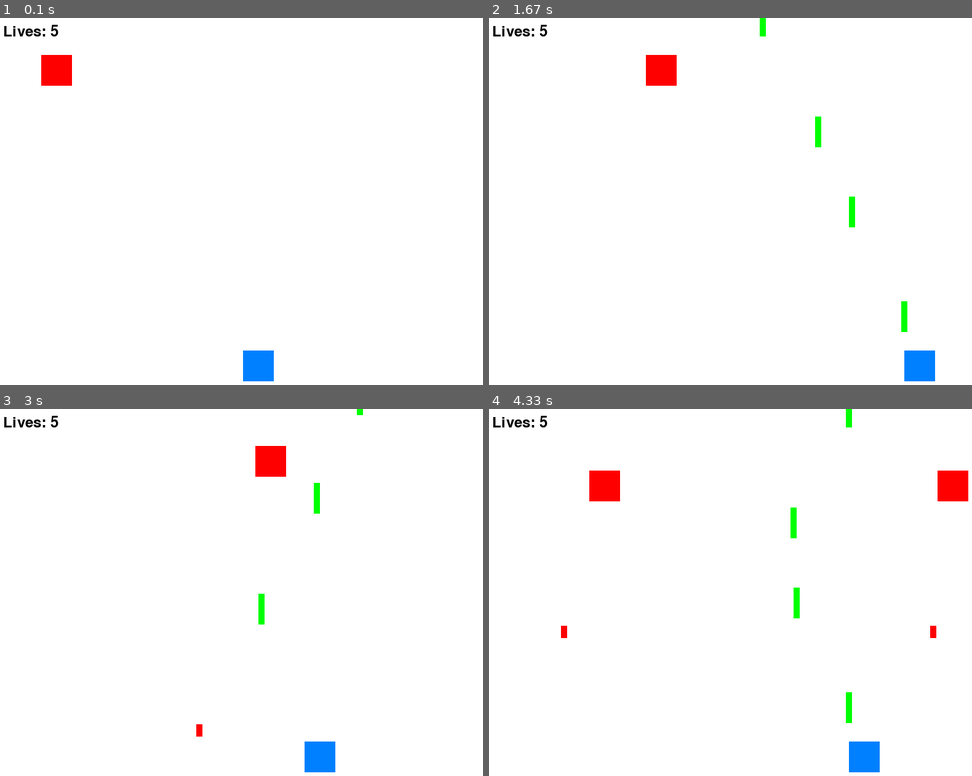
Above: before the commit, frames 1-4 (two rows, left to right).
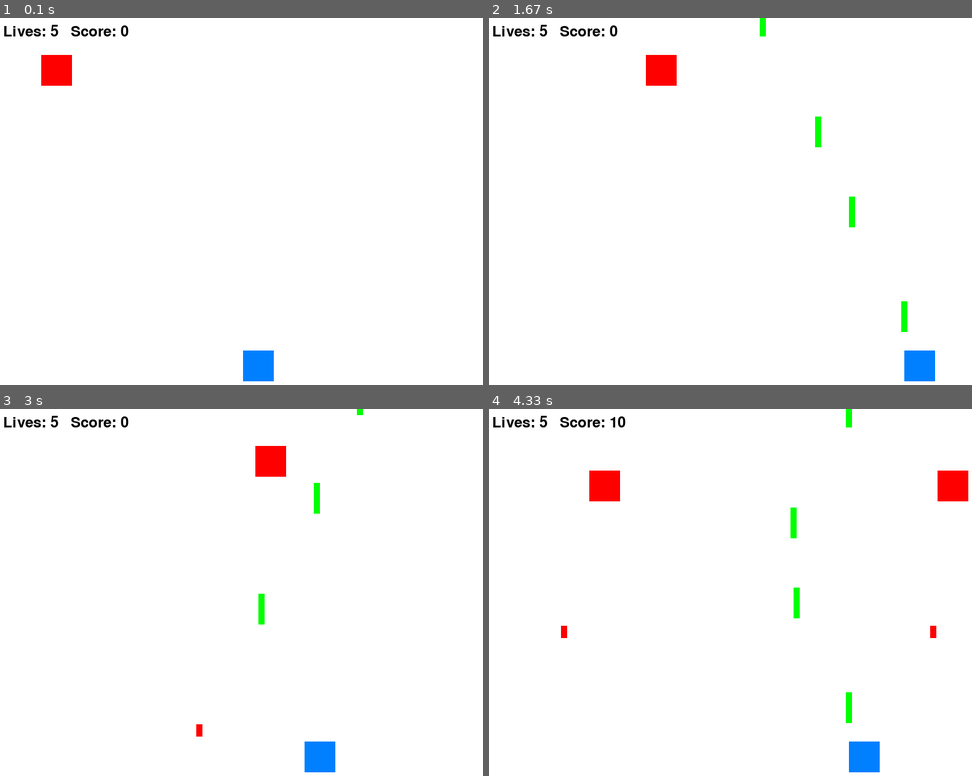
Above: after the commit, the same moments.

Repository: cerritej/8bit-py-game
Game: pygame game, started from src/main.py
The game is run twice, just before and just after one commit, with the same random seed, the same clock (stepped at 60 frames per second) and the same inputs.
Inputs:
- Up to frame 1 (0.1 s): no input
- Up to frame 2 (1.67 s): tap Space at 0.33, 0.73, 1.03, 1.23, 1.53 s; hold Right 0.67-1.13 s; hold Right 1.17-1.63 s
- Up to frame 3 (3 s): hold Left 1.67-2.2 s; tap Space at 1.73, 2.03, 2.3, 2.6, 2.73 s; hold Left 2.23-2.63 s; hold Right from 2.67 s (still down)
- Up to frame 4 (4.33 s): tap Space at 3.03, 3.4, 3.7, 3.9, 4.2 s; release Right at 3.3 s; hold Left 3.33-3.8 s; hold Right 3.83-4.3 s

The runs differ from the first frame. In frame 1, 0.2% of the frame differs, in the area x 14-27%, y 2-6%; in frame 2, 0.2%; in frame 3, 0.2%; in frame 4, 0.2%, in the area x 14-29%, y 2-6%.

Commit message:
added reset and game over screen

Diff:
--- a/src/game_manager.py
+++ b/src/game_manager.py
@@ -6,18 +6,28 @@
 from projectile import Projectile
 
 class GameManager:
+    player_spaceship = None  # Default value at the class level
+    player_projectiles = []   # Default value at the class level
+    enemy_projectiles = []    # Default value at the class level
+    enemies = []             # Default value at the class level
+
     def __init__(self, width, height):
         pygame.init()
         self.screen = pygame.display.set_mode((width, height))
         pygame.display.set_caption("8bit Game")
         self.white = (255, 255, 255)
         self.clock = pygame.time.Clock()
-        self.player_spaceship = Spaceship(name="Player", x=width // 2, y=height - 60, width=50, height=50)
+        self.font = pygame.font.Font(None, 36)
+        self.last_player_shot_time = 0
+        self.score = 0  # Initialize score
+        self.reset_game()
+
+    def reset_game(self):
+        self.player_spaceship = Spaceship(name="Player", x=self.screen.get_width() // 2,
+                                          y=self.screen.get_height() - 60, width=50, height=50)
         self.player_projectiles = []
         self.enemy_projectiles = []
         self.enemies = [Enemy(eid=1, x=60, y=60, speed=-2, shoot_rate=2000)]
-        self.font = pygame.font.Font(None, 36)
-        self.last_player_shot_time = 0
 
     def handle_input(self):
         for event in pygame.event.get():
@@ -75,6 +85,7 @@
                     # Handle enemy hit
                     print(f"Enemy {enemy.eid} hit!")
                     enemies_to_remove.append(enemy)
+                    self.score += 10  # Increase the score when an enemy is hit
 
         for enemy in enemies_to_remove:
             self.enemies.remove(enemy)
@@ -82,7 +93,7 @@
             # If the enemy with ID 1 is hit, spawn two new enemies
             if enemy.eid == 1:
                 self.enemies.extend([Enemy(eid=2, x=100, y=100, speed=-2, shoot_rate=2000),
-                                    Enemy(eid=3, x=700, y=100, speed=-2, shoot_rate=2000)])
+                                     Enemy(eid=3, x=700, y=100, speed=-2, shoot_rate=2000)])
 
     def check_player_collision(self):
         player_spaceship_hit = any(
@@ -96,24 +107,43 @@
     def draw_objects(self):
         self.screen.fill(self.white)
 
-        # Draw the player spaceship
-        self.player_spaceship.draw(self.screen)
+        if self.player_spaceship.lives > 0:
+            # Draw the player spaceship
+            self.player_spaceship.draw(self.screen)
 
-        # Draw the enemies with the updated color
-        for enemy in self.enemies:
-            pygame.draw.rect(self.screen, enemy.get_color(), (enemy.x, enemy.y, enemy.width, enemy.height))
+            # Draw the enemies with the updated color
+            for enemy in self.enemies:
+                pygame.draw.rect(self.screen, enemy.get_color(), (enemy.x, enemy.y, enemy.width, enemy.height))
 
-        # Draw projectiles
-        for projectile in self.player_projectiles:
-            pygame.draw.rect(self.screen, (0, 255, 0),
-                             (projectile.x, projectile.y, projectile.width, projectile.length))
-        for projectile in self.enemy_projectiles:
-            pygame.draw.rect(self.screen, (255, 0, 0),
-                             (projectile.x, projectile.y, projectile.width, projectile.length))
+            # Draw projectiles
+            for projectile in self.player_projectiles:
+                pygame.draw.rect(self.screen, (0, 255, 0),
+                                 (projectile.x, projectile.y, projectile.width, projectile.length))
+            for projectile in self.enemy_projectiles:
+                pygame.draw.rect(self.screen, (255, 0, 0),
+                                 (projectile.x, projectile.y, projectile.width, projectile.length))
 
-        # Draw player lives
-        lives_text = self.font.render(f"Lives: {self.player_spaceship.lives}", True, (0, 0, 0))
-        self.screen.blit(lives_text, (10, 10))  # Adjust the position as needed
+            # Draw player lives
+            lives_text = self.font.render(f"Lives: {self.player_spaceship.lives}", True, (0, 0, 0))
+            self.screen.blit(lives_text, (10, 10))  # Adjust the position as needed
+
+            # Draw score
+            score_text = self.font.render(f"Score: {self.score}", True, (0, 0, 0))
+            self.screen.blit(score_text, (120, 10))  # Adjust the position as needed
+        else:
+            # Player has no lives left, display "Game Over" message
+            game_over_text = self.font.render("Game Over", True, (255, 0, 0))  # Use red color
+            text_rect = game_over_text.get_rect(center=(self.screen.get_width() // 2, self.screen.get_height() // 2))
+            self.screen.blit(game_over_text, text_rect)
+
+            # Prompt to restart the game
+            restart_text = self.font.render("Press R to restart", True, (0, 0, 0))
+            restart_rect = restart_text.get_rect(center=(self.screen.get_width() // 2, self.screen.get_height() // 2 + 50))
+            self.screen.blit(restart_text, restart_rect)
+
+            keys = pygame.key.get_pressed()
+            if keys[pygame.K_r]:
+                self.reset_game()  # Restart the game if the player presses 'R'
 
         pygame.display.flip()
         self.clock.tick(60)
